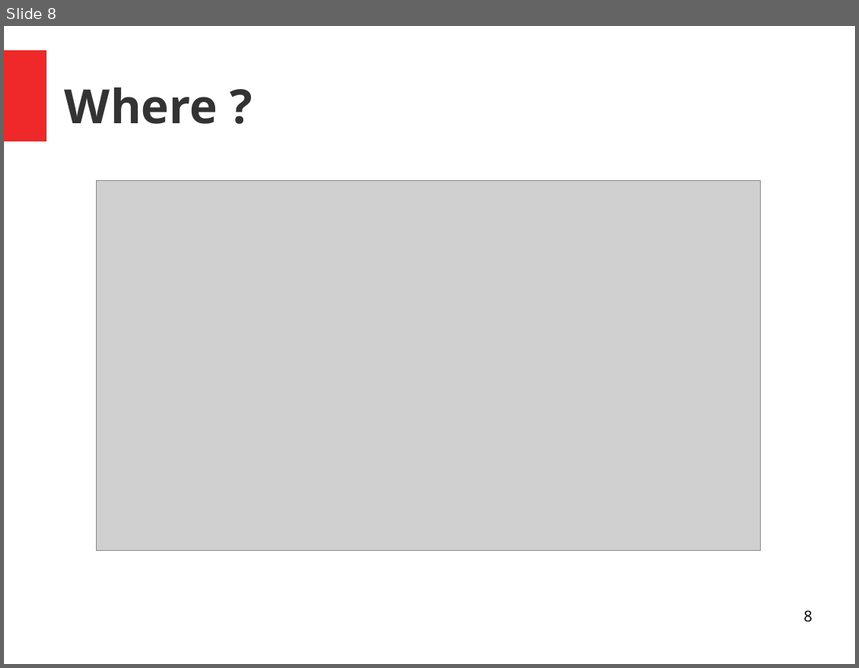
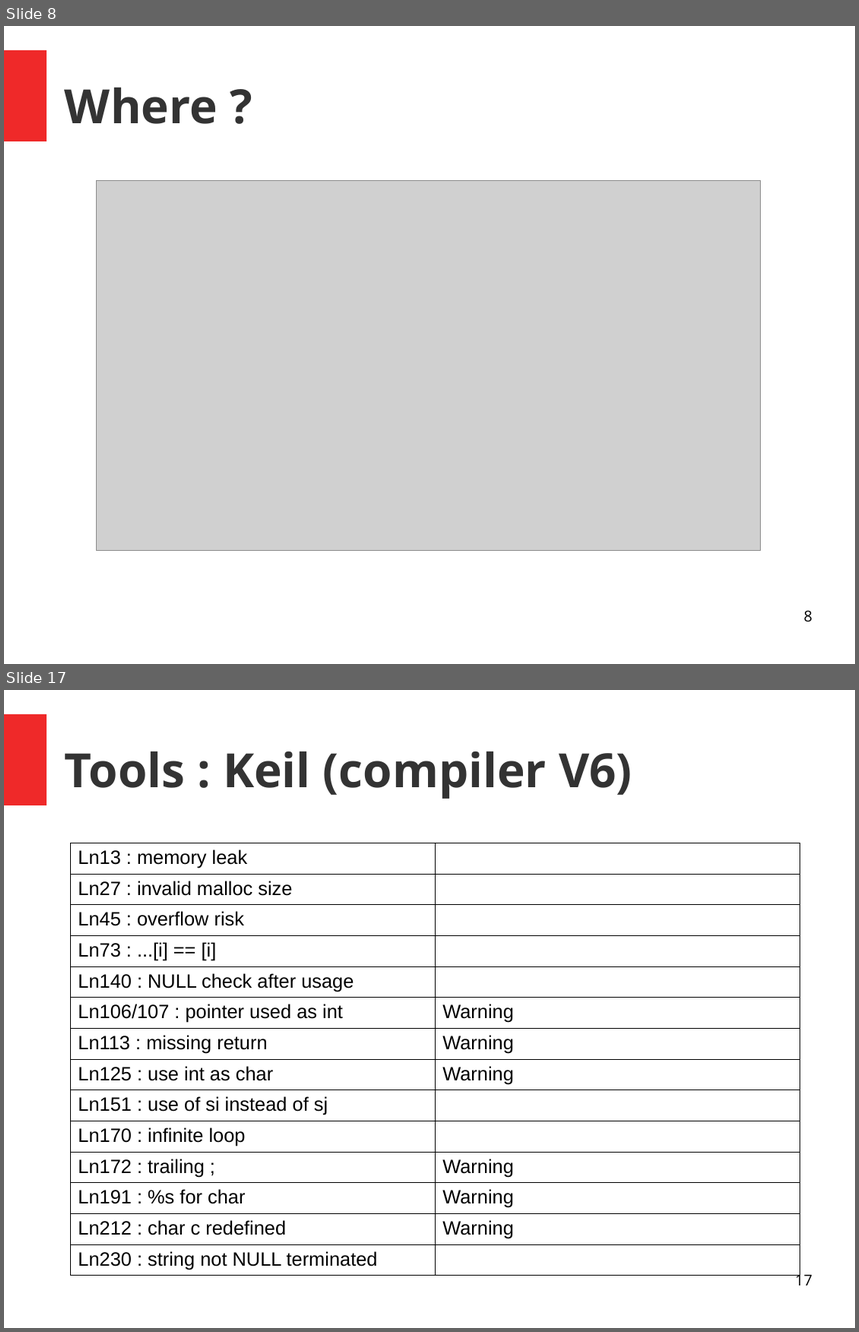
Before and after one commit to PandaChauve/StaticAnalysisTests, a slide deck: Untitled 1.odp. Shown one above the other, each under a label of ours: slide 8 before the commit, slides 8 and 17 after it; the slides between them are not shown. The pictures are 859x668 and 859x1332 pixels, drawn with LibreOffice and Linux fonts; fonts in the diff are those of the drawing; grey boxes stand for pictures. Boxes give left, top, right and bottom in pixels: in the first picture for what was removed or moved away, otherwise in the second. Text is boxed around its words. In the diff, an @@ line names an element or a change of style, - is before the commit and + after.

```diff
--- a/Untitled 1.odp
+++ b/Untitled 1.odp
@@ slide 17 added at (4, 690, 855, 1328), background #FFFFFF; not listed: 1 template element that a slide beside it also shows @@
@@ title added at (65, 752, 633, 799), 44 pt, text #333333, bold @@
+Tools : Keil (compiler V6)
@@ table added at (70, 843, 800, 1273), 14 rows, 2 columns @@
+Ln13 : memory leak | 
+Ln27 : invalid malloc size | 
+Ln45 : overflow risk | 
+Ln73 : ...[i] == [i] | 
+Ln140 : NULL check after usage | 
+Ln106/107 : pointer used as int | Warning
+Ln113 : missing return | Warning
+Ln125 : use int as char | Warning
+Ln151 : use of si instead of sj | 
+Ln170 : infinite loop | 
+Ln172 : trailing ; | Warning
+Ln191 : %s for char | Warning
+Ln212 : char c redefined | Warning
+Ln230 : string not NULL terminated | 
@@ page number added at (795, 1272, 813, 1286), 14 pt, text #000000 @@
+17
```
Also in this commit, not shown: 1 slide changed, 21 other slides added, 1 slide removed, 1 other file.
